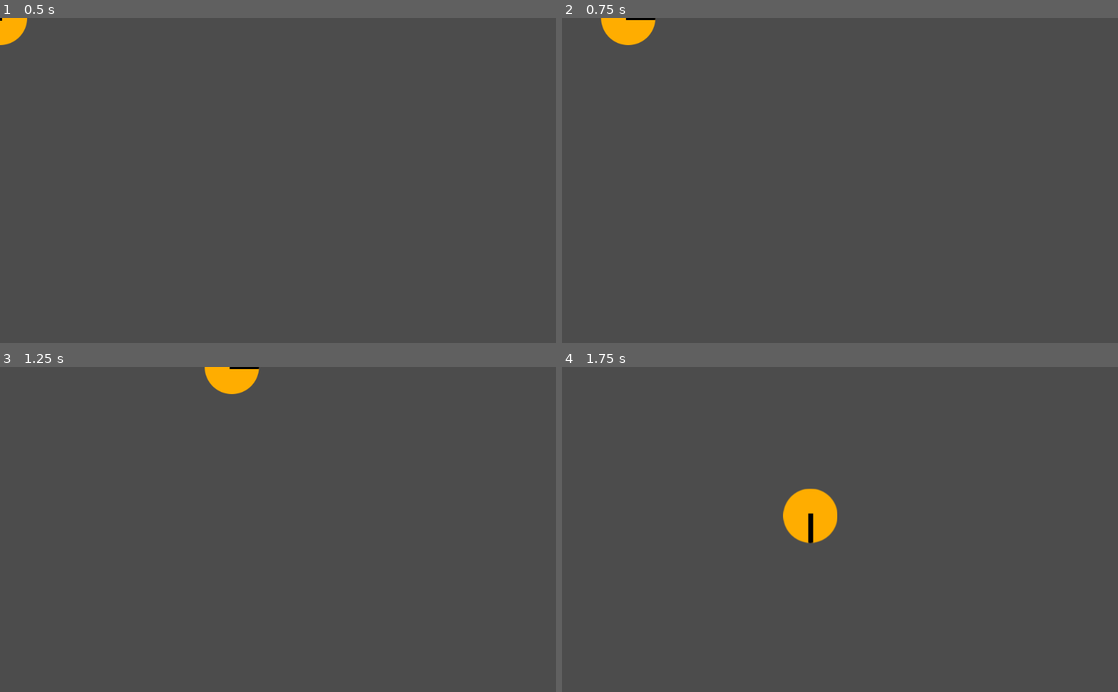
Above: before the commit, frames 1-4 (two rows, left to right).
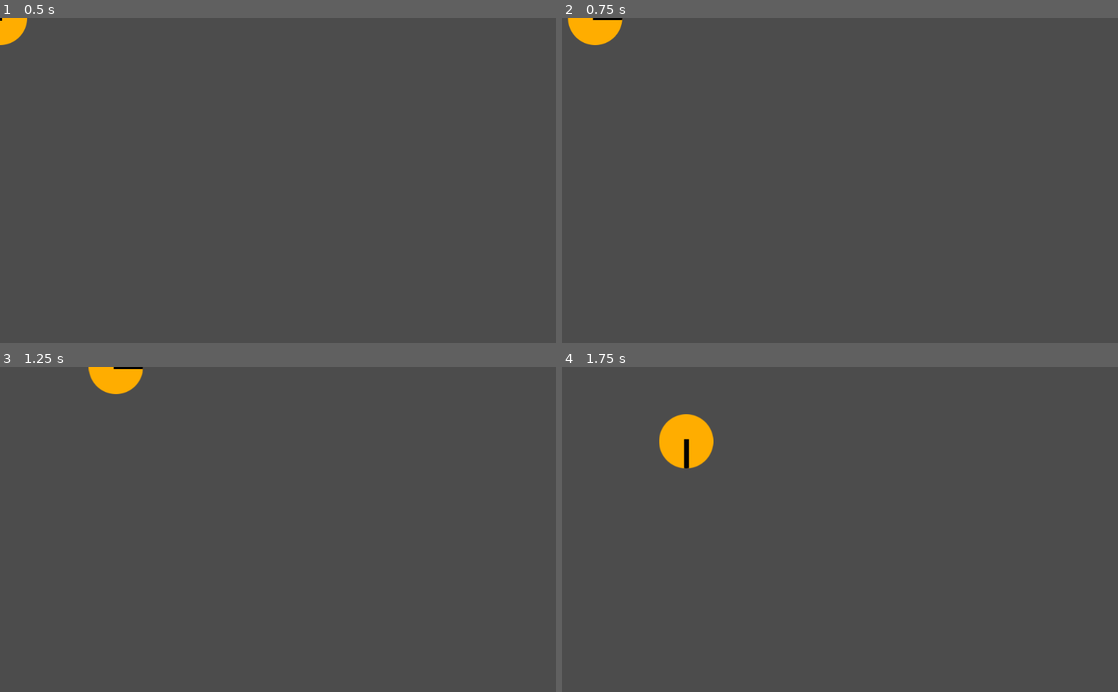
Above: after the commit, the same moments.

Repository: Charidan/Kleptochron
Game: Godot game, scene res://scenes/Character.tscn
Two runs of this game, one before a commit and one after it. Both use one fixed random seed, a clock stepped at 60 frames per second and the inputs below.
Inputs:
- Up to frame 1 (0.5 s): no input
- Up to frame 2 (0.75 s): tap Enter at 0.5 s; hold Right (ui_right) from 0.53 s (still down)
- Up to frame 3 (1.25 s): keep holding Right (ui_right)
- Up to frame 4 (1.75 s): release Right (ui_right) at 1.28 s; hold Down (ui_down) from 1.28 s (still down)

Frame 1 is identical in both runs. In frame 2, 1.0% of the frame differs, in the area x 1-17%, y 0-9%; in frame 3, 1.3%; in frame 4, 2.6%, in the area x 17-50%, y 14-55%.

Commit message:
Added door sprites, door scenes, and editted collison test to incorporate them. Doors do not work.

Diff:
--- /dev/null
+++ b/scenes/ClosedDoor.tscn
@@ -0,0 +1,25 @@
+[gd_scene load_steps=3 format=2]
+
+[ext_resource path="res://assets/sprite_door_closed.png" type="Texture" id=1]
+
+[sub_resource type="RectangleShape2D" id=1]
+
+custom_solver_bias = 0.0
+extents = Vector2( 52.4764, 54.1171 )
+
+[node name="ClosedDoor" type="KinematicBody2D"]
+
+input_pickable = false
+collision_layer = 1
+collision_mask = 1
+collision/safe_margin = 0.08
+
+[node name="CollisionShape2D" type="CollisionShape2D" parent="." index="0"]
+
+shape = SubResource( 1 )
+_sections_unfolded = [ "Transform" ]
+
+[node name="sprite_closed_door" type="Sprite" parent="." index="1"]
+
+texture = ExtResource( 1 )
+_sections_unfolded = [ "Transform" ]
--- a/scenes/CollisionTest.tscn
+++ b/scenes/CollisionTest.tscn
@@ -1,14 +1,63 @@
-[gd_scene load_steps=3 format=2]
+[gd_scene load_steps=4 format=2]
 
 [ext_resource path="res://scenes/Character.tscn" type="PackedScene" id=1]
 [ext_resource path="res://scenes/Wall.tscn" type="PackedScene" id=2]
+[ext_resource path="res://scenes/OpenDoor.tscn" type="PackedScene" id=3]
 
 [node name="Node2D" type="Node2D" index="0"]
 
 [node name="Character" parent="." index="0" instance=ExtResource( 1 )]
 
-position = Vector2( 0.540375, 0.540359 )
+position = Vector2( 500, 250 )
+scale = Vector2( 0.25, 0.25 )
 
-[node name="Wall" parent="." index="1" instance=ExtResource( 2 )]
+[node name="ExteriorEast" parent="." index="1" instance=ExtResource( 2 )]
 
-position = Vector2( 539.73, 337.283 )
+position = Vector2( 1000, 300 )
+scale = Vector2( 1, 10 )
+
+[node name="StartingRoomWest" parent="." index="2" instance=ExtResource( 2 )]
+
+position = Vector2( 400, 240 )
+scale = Vector2( 0.25, 1 )
+
+[node name="StartingRoomEast" parent="." index="3" instance=ExtResource( 2 )]
+
+position = Vector2( 550, 240 )
+scale = Vector2( 0.25, 1 )
+
+[node name="StartingRoomNorth" parent="." index="4" instance=ExtResource( 2 )]
+
+position = Vector2( 475, 190 )
+scale = Vector2( 1.75, 0.25 )
+
+[node name="StartingRoomSouthR" parent="." index="5" instance=ExtResource( 2 )]
+
+position = Vector2( 531.5, 300 )
+scale = Vector2( 0.625, 0.25 )
+
+[node name="StartingRoomSouthL" parent="." index="6" instance=ExtResource( 2 )]
+
+position = Vector2( 419, 300 )
+scale = Vector2( 0.625, 0.25 )
+
+[node name="ExteriorWest" parent="." index="7" instance=ExtResource( 2 )]
+
+position = Vector2( 10, 300 )
+scale = Vector2( 1, 10 )
+
+[node name="ExteriorNorth" parent="." index="8" instance=ExtResource( 2 )]
+
+position = Vector2( 450, 0 )
+scale = Vector2( 10, 1 )
+
+[node name="ExteriorSouth" parent="." index="9" instance=ExtResource( 2 )]
+
+position = Vector2( 500, 600 )
+scale = Vector2( 10, 1 )
+
+[node name="StartingRoomDoor" parent="." index="10" instance=ExtResource( 3 )]
+
+position = Vector2( 475, 300 )
+scale = Vector2( 0.5, 0.25 )
+_sections_unfolded = [ "Transform" ]
--- /dev/null
+++ b/scenes/OpenDoor.tscn
@@ -0,0 +1,36 @@
+[gd_scene load_steps=4 format=2]
+
+[ext_resource path="res://assets/sprite_door_open.png" type="Texture" id=1]
+
+[sub_resource type="RectangleShape2D" id=1]
+
+custom_solver_bias = 0.0
+extents = Vector2( 5.74491, 51.6443 )
+
+[sub_resource type="RectangleShape2D" id=2]
+
+custom_solver_bias = 0.0
+extents = Vector2( 5.85287, 51.9087 )
+
+[node name="KinematicBody2D" type="KinematicBody2D"]
+
+input_pickable = false
+collision_layer = 1
+collision_mask = 1
+collision/safe_margin = 0.08
+
+[node name="Sprite" type="Sprite" parent="." index="0"]
+
+texture = ExtResource( 1 )
+
+[node name="LeftCollision" type="CollisionShape2D" parent="." index="1"]
+
+position = Vector2( -45, 0 )
+shape = SubResource( 1 )
+_sections_unfolded = [ "Transform" ]
+
+[node name="RightCollision" type="CollisionShape2D" parent="." index="2"]
+
+position = Vector2( 45, -0.15778 )
+shape = SubResource( 2 )
+_sections_unfolded = [ "Transform" ]
--- a/scenes/Wall.tscn
+++ b/scenes/Wall.tscn
@@ -7,7 +7,7 @@
 custom_solver_bias = 0.0
 extents = Vector2( 9.99348, 9.92627 )
 
-[node name="Wall" type="KinematicBody2D" index="0"]
+[node name="Wall" type="KinematicBody2D"]
 
 input_pickable = false
 collision_layer = 1
@@ -23,6 +23,5 @@
 
 [node name="spirte_wall" type="Sprite" parent="." index="1"]
 
-scale = Vector2( 1, 1 )
 texture = ExtResource( 1 )
 _sections_unfolded = [ "Animation", "Offset", "Region", "Transform" ]
--- a/scripts/Character.gd
+++ b/scripts/Character.gd
@@ -2,7 +2,7 @@
 signal hit
 
 #export (int)
-var speed = 10
+var speed = 5
 
 var rotation_dir = 0
 
Binary file added: assets/sprite_door_closed.png
Not shown, added: assets/sprite_door_closed.png.import
Binary file added: assets/sprite_door_open.png
Not shown, added: assets/sprite_door_open.png.import
